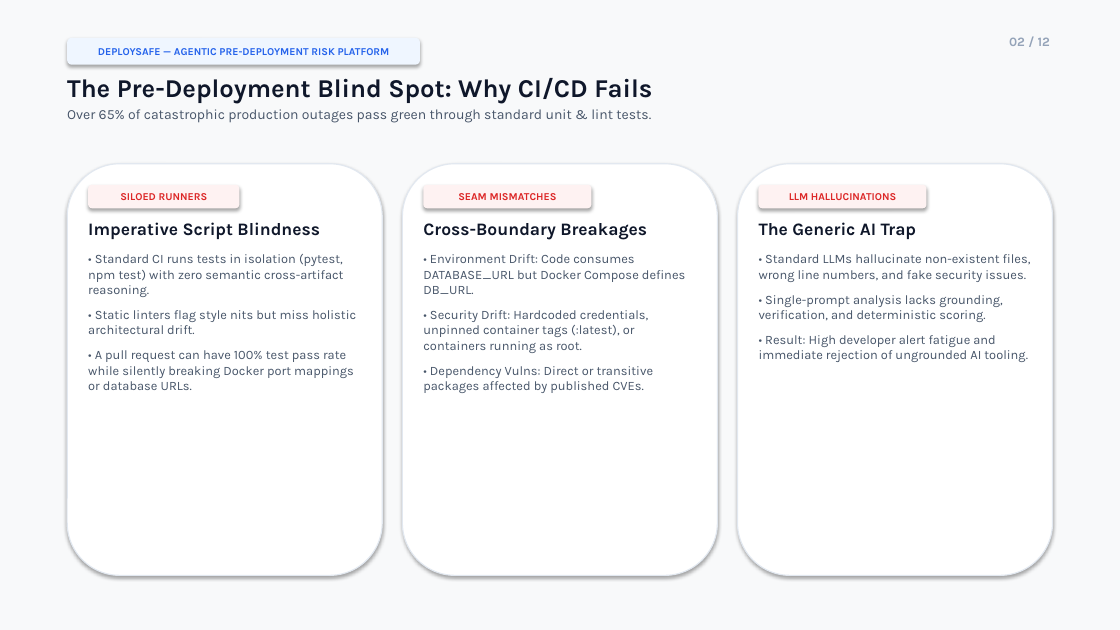
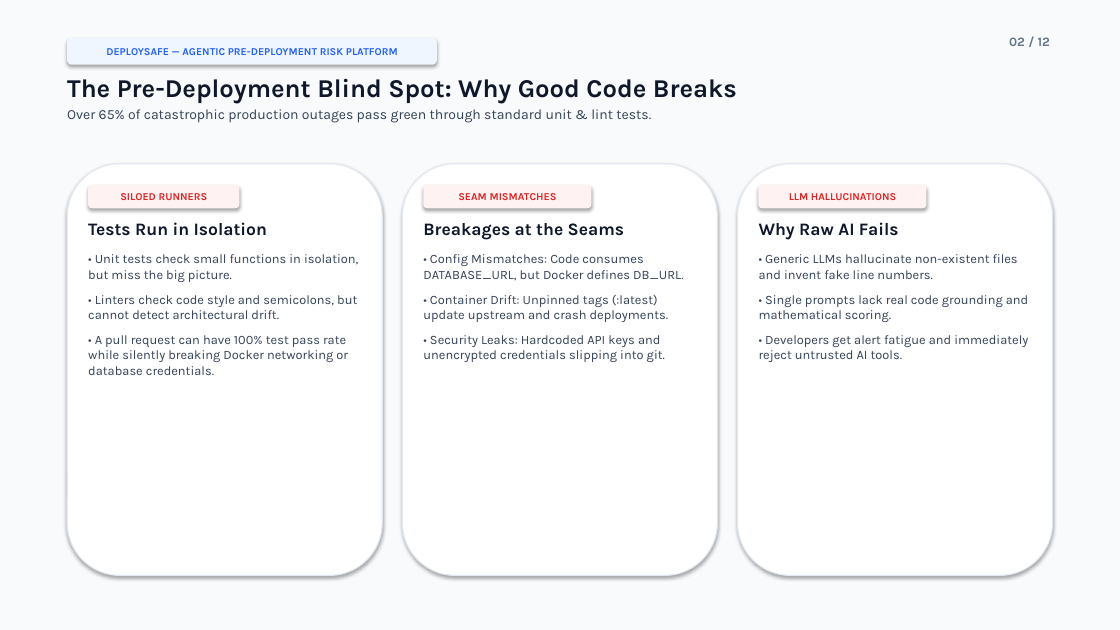
Before and after one commit to yashrao2607/AI-Devops, a slide deck: slide 2 of DeploySafe_Final_Presentation_V2.pptx. Drawn at 1120x630 pixels with LibreOffice and Linux fonts; fonts in the diff are those of the drawing. Boxes give left, top, right and bottom in pixels: in the first picture for what was removed or moved away, otherwise in the second. Text is boxed around its words. In the diff, an @@ line names an element or a change of style, - is before the commit and + after.

```diff
--- a/DeploySafe_Final_Presentation_V2.pptx
+++ b/DeploySafe_Final_Presentation_V2.pptx
@@ rectangle at (x1=0, y1=0, x2=1120, y2=630): fill #F8F9FA to #F8FAFC @@
@@ rounded rectangle "DEPLOYSAFE — AGENTIC PRE-DEPLOYMENT RISK ..." resized from (x1=67, y1=38, x2=420, y2=65) to (x1=67, y1=38, x2=437, y2=65) @@
@@ text "02 / 12" at (x1=1009, y1=37, x2=1050, y2=46): text colour #94A3B8 to #64748B @@
@@ text at (x1=67, y1=78, x2=737, y2=103): text changed @@
-The Pre-Deployment Blind Spot: Why CI/CD Fails
+The Pre-Deployment Blind Spot: Why Good Code Breaks
@@ text at (x1=67, y1=109, x2=651, y2=123): text colour #475569 to #334155 in "Over 65% of catastrophic production outages pass ..." @@
@@ text at (x1=88, y1=222, x2=358, y2=375): text changed; text colour #475569 to #334155 @@
-Imperative Script Blindness
-• Standard CI runs tests in isolation (pytest, npm test) with zero semantic cross-artifact reasoning.
-• Static linters flag style nits but miss holistic architectural drift.
-• A pull request can have 100% test pass rate while silently breaking Docker port mappings or database URLs.
+Tests Run in Isolation
+• Unit tests check small functions in isolation, but miss the big picture.
+• Linters check code style and semicolons, but cannot detect architectural drift.
+• A pull request can have 100% test pass rate while silently breaking Docker networking or database credentials.
@@ text at (x1=423, y1=223, x2=683, y2=362): text changed; text colour #475569 to #334155 @@
-Cross-Boundary Breakages
-• Environment Drift: Code consumes DATABASE_URL but Docker Compose defines DB_URL.
-• Security Drift: Hardcoded credentials, unpinned container tags (:latest), or containers running as root.
-• Dependency Vulns: Direct or transitive packages affected by published CVEs.
+Breakages at the Seams
+• Config Mismatches: Code consumes DATABASE_URL, but Docker defines DB_URL.
+• Container Drift: Unpinned tags (:latest) update upstream and crash deployments.
+• Security Leaks: Hardcoded API keys and unencrypted credentials slipping into git.
@@ text at (x1=759, y1=222, x2=1028, y2=362): text changed; text colour #475569 to #334155 @@
-The Generic AI Trap
-• Standard LLMs hallucinate non-existent files, wrong line numbers, and fake security issues.
-• Single-prompt analysis lacks grounding, verification, and deterministic scoring.
-• Result: High developer alert fatigue and immediate rejection of ungrounded AI tooling.
+Why Raw AI Fails
+• Generic LLMs hallucinate non-existent files and invent fake line numbers.
+• Single prompts lack real code grounding and mathematical scoring.
+• Developers get alert fatigue and immediately reject untrusted AI tools.
```
Also in this commit, not shown: 11 other slides changed, 13 other files.
